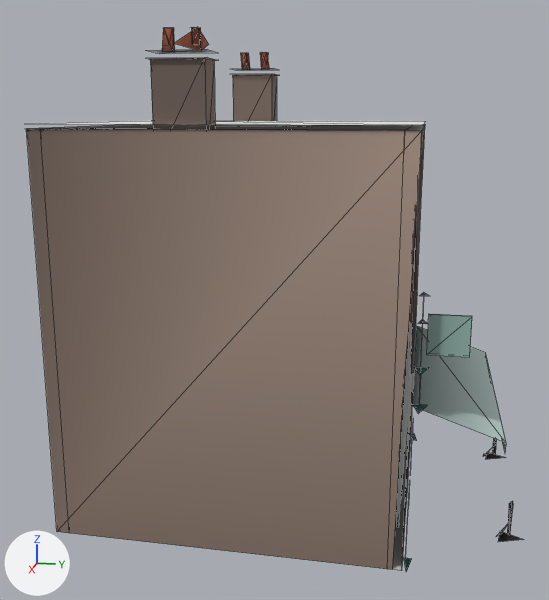
Two versions of the glTF model game/assets/world/kits/street_fronts/cafe-front_lod1.glb, one commit apart.
Both versions are drawn from a 50 mm lens placed at (15.01, 1.18, 7.76), pointed at (0.24, -1.77, 4.07). The lights are fixed; the arrows at lower left show +X, +Y and +Z. The first picture is the older version. Mesh edges are drawn as thin lines. Vertices at exactly the same position are counted once.

Script lines for the objects in view, before the commit:
```python
me_cafe_front_lod1 = bpy.data.meshes.new('cafe-front_lod1')
me_cafe_front_lod1.from_pydata(...)  # 847 vertices, 594 faces; spans x -3.03..3.03, y -5.57..3.23, z -0.01..9.09
# faces by material slot: [568, 26]
me_cafe_front_lod1.materials.append(mat_m_flat)
me_cafe_front_lod1.materials.append(mat_m_glass)
ob_cafe_front_lod1 = bpy.data.objects.new('cafe-front_lod1', me_cafe_front_lod1)
ob_cafe_front_lod1.location = (0.0, 0.0, 0.0)
```
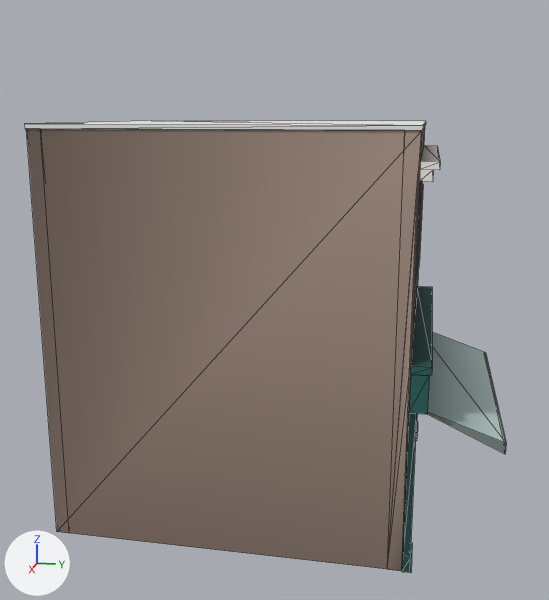
Pixel boxes [x1, y1, x2, y2] of what changed, in the pictures (549 x 600 px):
'cafe-front_lod1', reshaped (17% shorter): before [27, 27, 524, 572]; after [24, 121, 506, 573]
part 1 of me_cafe_front_lod1, deleted: before [145, 27, 524, 542]
part 2 of me_cafe_front_lod1, built on: before [57, 129, 506, 572]; after [387, 144, 440, 573]
part 3 of me_cafe_front_lod1, recoloured: before [37, 124, 425, 561]; after [411, 127, 425, 360]

The edits, one by one:
me_cafe_front_lod1 is used by ob_cafe_front_lod1; location (0.0, 0.0, 0.0).
me_cafe_front_lod1 had 847 vertices, 594 faces and spanned x -3.03..3.03, y -5.57..3.23, z -0.01..9.09.
me_cafe_front_lod1 now has 750 vertices, 1001 faces and spans x -3.03..3.03, y -5.59..2.68, z 0.0..7.58.
me_cafe_front_lod1 part 1: 110 loose pieces with 548 vertices, spanning x -2.99..2.98, y -5.57..3.23, z 0.05..9.09, are deleted.
me_cafe_front_lod1 part 2: 2 vertices moved from x -0.63..-0.56, y 1.05, z 0.6..2.45 to x -0.6, y 1.05, z 0.58..2.42; 97 vertices removed from x -3.03..3.03, y -5.5..2.68, z -0.01..7.5; 512 vertices added at x -3.03..3.03, y -5.54..2.68, z 0.0..7.04.
me_cafe_front_lod1 part 3: 62 kept faces spanning x -3.02..3.02, y -5.47..1.21, z 0.0..7.5 get new vertex colours.
Other edits to the shape of me_cafe_front_lod1 do not show in these pictures.
